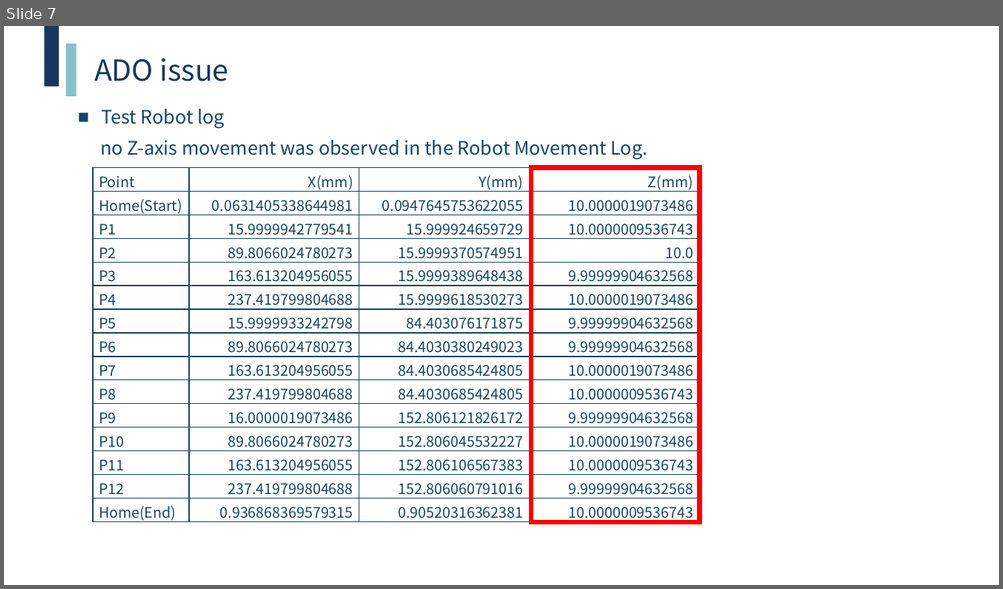
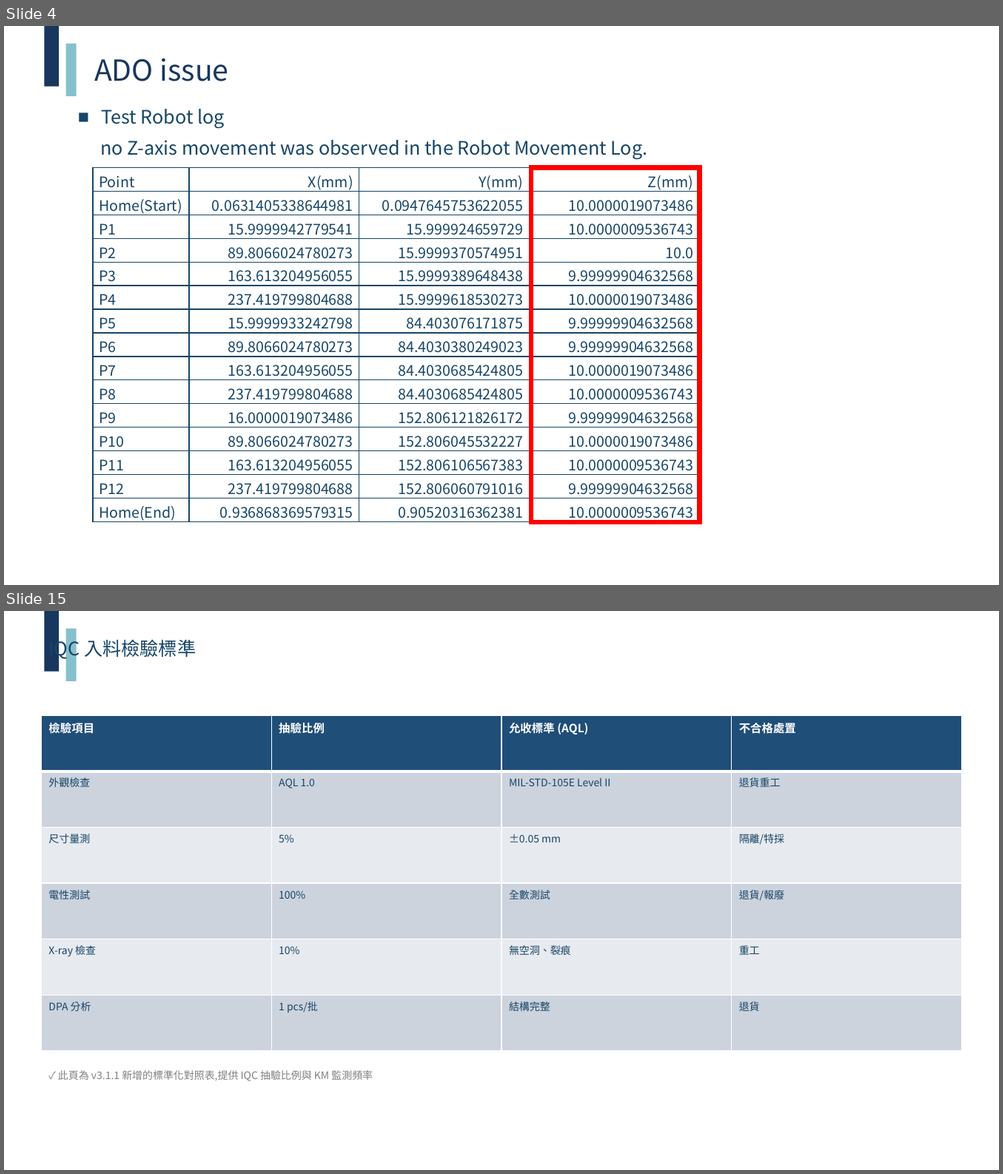
Before and after one commit to kcf7012/fa-report-refactor-root, a slide deck: report/MS_Meishan_ADO_445239_260716_improved.pptx. Shown one above the other, each under a label of ours: slide 7 before the commit, slides 4 and 15 after it; the slides between them are not shown. The pictures are 1003x589 and 1003x1174 pixels, drawn with LibreOffice and Linux fonts; fonts in the diff are those of the drawing; background and template pictures are left out. Boxes give left, top, right and bottom in pixels: in the first picture for what was removed or moved away, otherwise in the second. Text is boxed around its words. In the diff, an @@ line names an element or a change of style, - is before the commit and + after.

```diff
--- a/report/MS_Meishan_ADO_445239_260716_improved.pptx
+++ b/report/MS_Meishan_ADO_445239_260716_improved.pptx
@@ slide 15 added at (x1=4, y1=611, x2=999, y2=1170), background #FFFFFF; not listed: 2 template elements that a slide beside it also shows @@
@@ text added at (x1=48, y1=636, x2=196, y2=660), 18 pt, text #174567 @@
+IQC 入料檢驗標準
@@ table added at (x1=41, y1=715, x2=961, y2=1051), 6 rows, 4 columns @@
+檢驗項目 | 抽驗比例 | 允收標準 (AQL) | 不合格處置
+外觀檢查 | AQL 1.0 | MIL-STD-105E Level II | 退貨重工
+尺寸量測 | 5% | ±0.05 mm | 隔離/特採
+電性測試 | 100% | 全數測試 | 退貨/報廢
+X-ray 檢查 | 10% | 無空洞、裂痕 | 重工
+DPA 分析 | 1 pcs/批 | 結構完整 | 退貨
@@ text added at (x1=58, y1=1071, x2=373, y2=1082), 10 pt, text #808080 @@
+✓ 此頁為 v3.1.1 新增的標準化對照表,提供 IQC 抽驗比例與 KM 監測頻率
@@ what was slide 7 is now slide 4 @@
```
Also in this commit, not shown: 2 slides changed, 9 other slides added, 2 slides removed, 5 other files.
